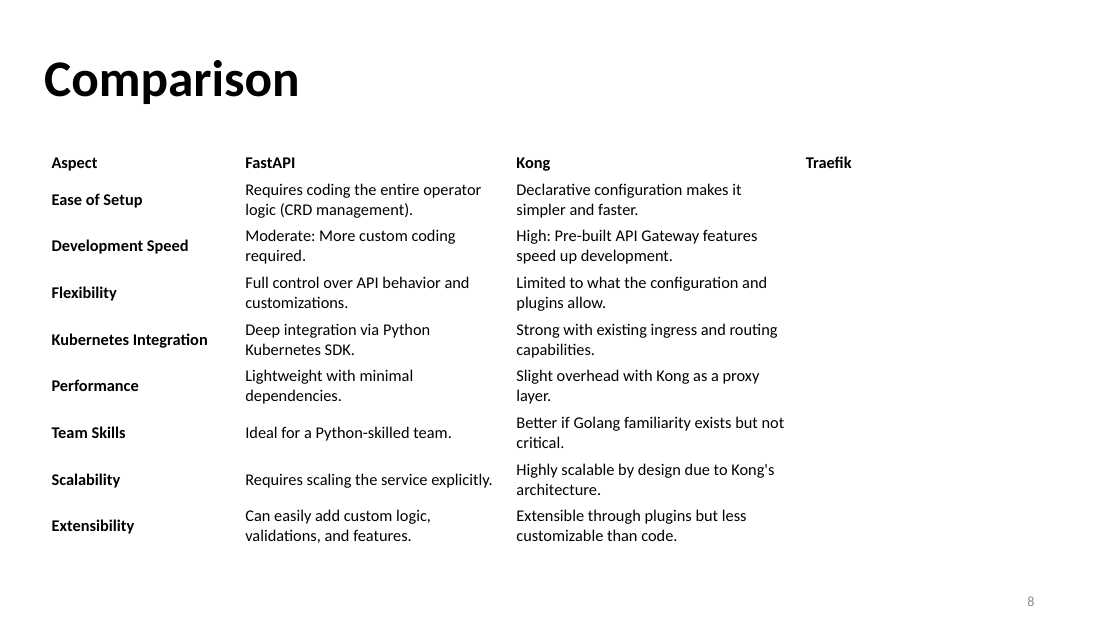
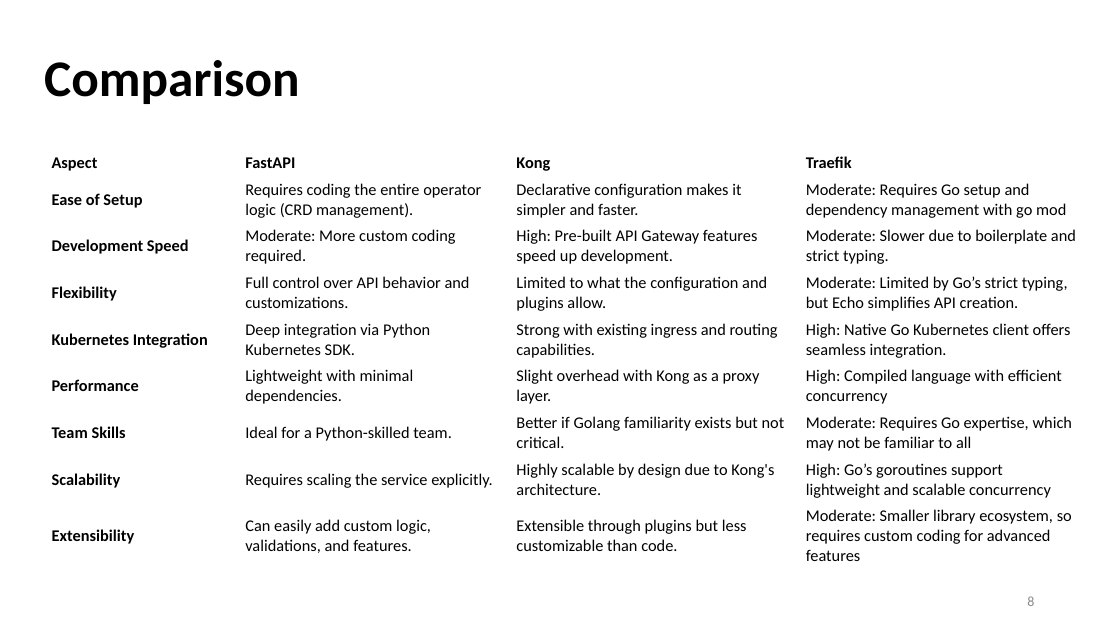
Before and after one commit to fanglores/Advanced-Software-Design, a slide deck: slide 8 of PracticeTasks/Module2/Hackathon/LLMMS_Final.pptx. Drawn at 1120x630 pixels with LibreOffice and Linux fonts; fonts in the diff are those of the drawing. Boxes give left, top, right and bottom in pixels: in the first picture for what was removed or moved away, otherwise in the second. Text is boxed around its words. In the diff, an @@ line names an element or a change of style, - is before the commit and + after.

```diff
--- a/PracticeTasks/Module2/Hackathon/LLMMS_Final.pptx
+++ b/PracticeTasks/Module2/Hackathon/LLMMS_Final.pptx
@@ table at (45,150,1088,568) @@
-row 2, column 4: 
+row 2, column 4: Moderate: Requires Go setup and dependency management with go mod
-row 3, column 4: 
+row 3, column 4: Moderate: Slower due to boilerplate and strict typing.
-row 4, column 4: 
+row 4, column 4: Moderate: Limited by Go’s strict typing, but Echo simplifies API creation.
-row 5, column 4: 
+row 5, column 4: High: Native Go Kubernetes client offers seamless integration.
-row 6, column 4: 
+row 6, column 4: High: Compiled language with efficient concurrency
-row 7, column 4: 
+row 7, column 4: Moderate: Requires Go expertise, which may not be familiar to all
-row 8, column 4: 
+row 8, column 4: High: Go’s goroutines support lightweight and scalable concurrency
-row 9, column 4: 
+row 9, column 4: Moderate: Smaller library ecosystem, so requires custom coding for advanced features
```
Also in this commit, not shown: 1 other slide changed, 2 other files.
